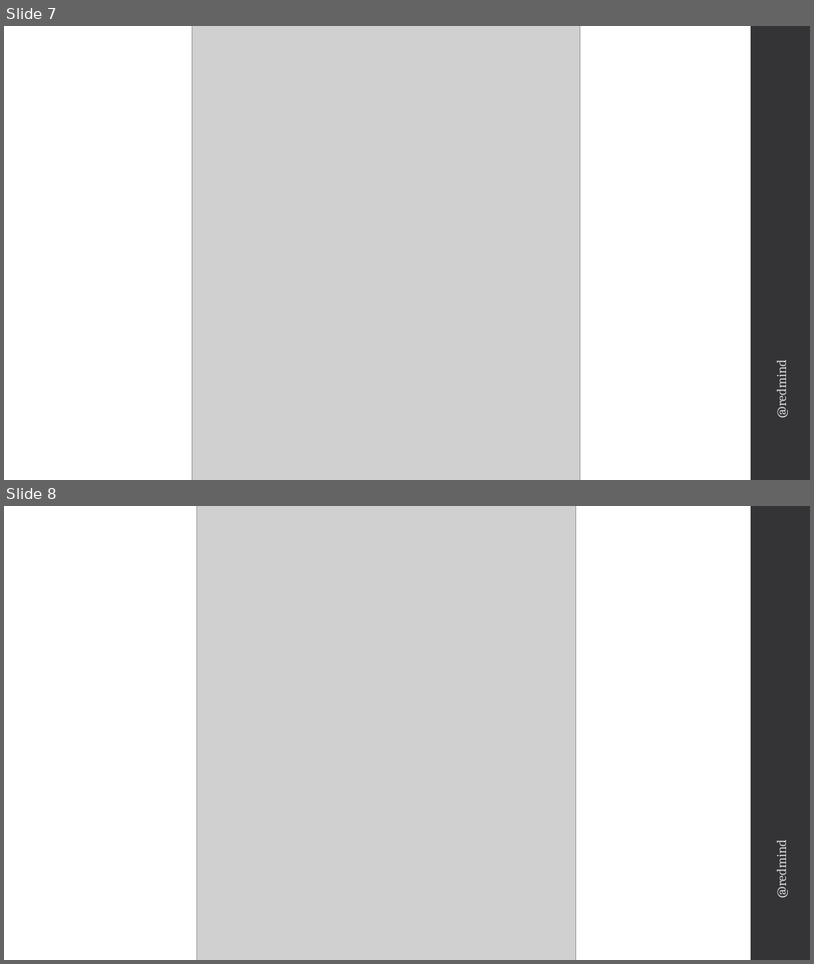
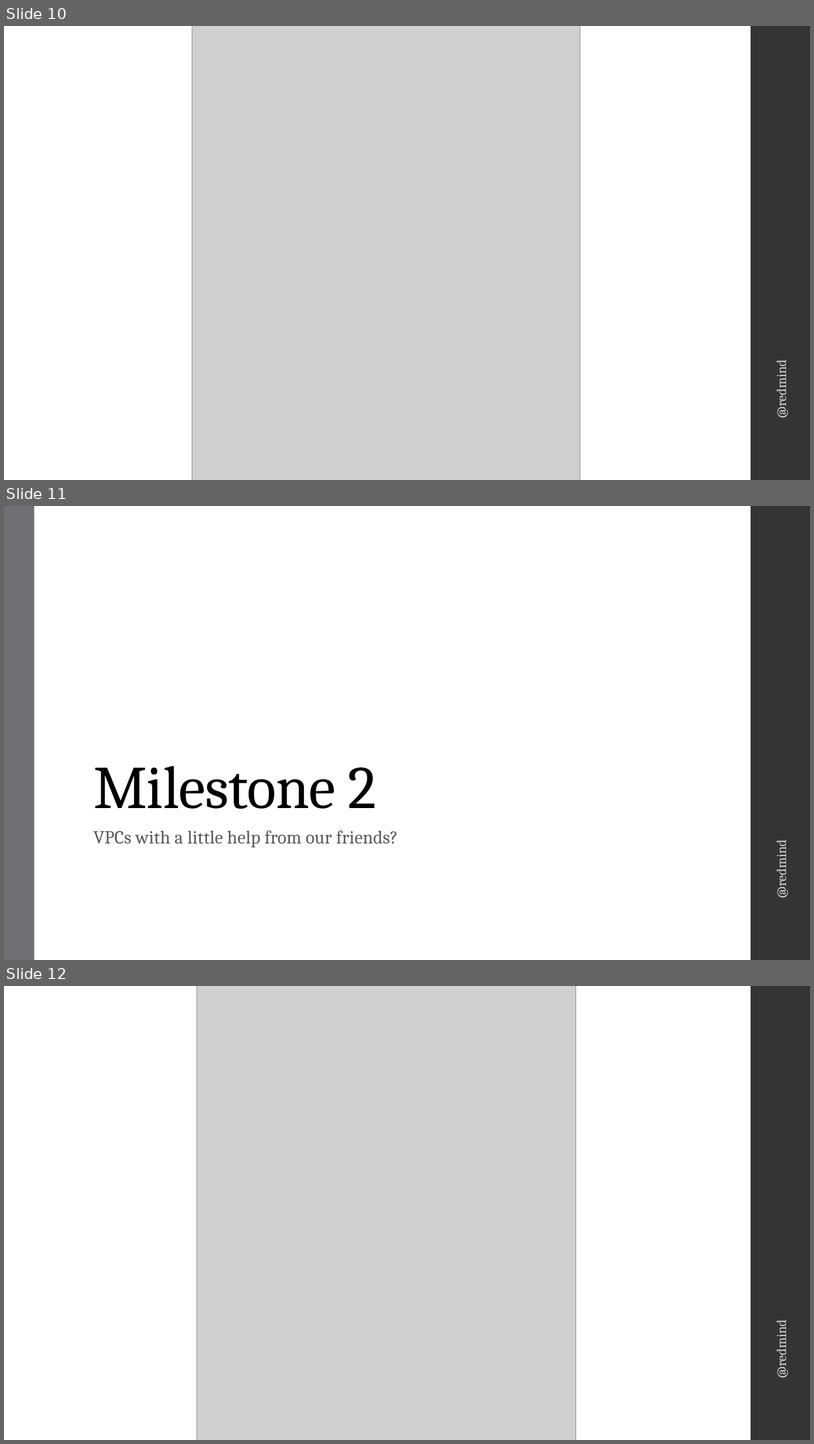
Before and after one commit to jharley/terraform-intro, a slide deck: slides/Intro to Terraform.pptx. Shown one above the other, each under a label of ours: slides 7 and 8 before the commit, slides 10, 11 and 12 after it. The pictures are 814x964 and 814x1444 pixels, drawn with LibreOffice and Linux fonts; fonts in the diff are those of the drawing; grey boxes stand for pictures. Boxes give left, top, right and bottom in pixels: in the first picture for what was removed or moved away, otherwise in the second. Text is boxed around its words. In the diff, an @@ line names an element or a change of style, - is before the commit and + after.

```diff
--- a/slides/Intro to Terraform.pptx
+++ b/slides/Intro to Terraform.pptx
@@ slide 11 added at box(4, 506, 810, 960), background #FFFFFF; not listed: 1 template element that a slide beside it also shows @@
@@ rectangle added at box(4, 506, 34, 960), fill #6F6F74 @@
@@ title added at box(93, 766, 377, 808), 72 pt, text #000000 @@
+Milestone 2
@@ text added at box(93, 830, 398, 847), 22 pt, text #595959 @@
+VPCs with a little help from our friends?
@@ text added at box(773, 844, 790, 896), 16 pt, text #D9D9DB @@
+@redmind
@@ what was slide 7 is now slide 10 @@
@@ what was slide 8 is now slide 12 @@
```
Also in this commit, not shown: 1 slide changed, 5 other slides added, 1 other file.
